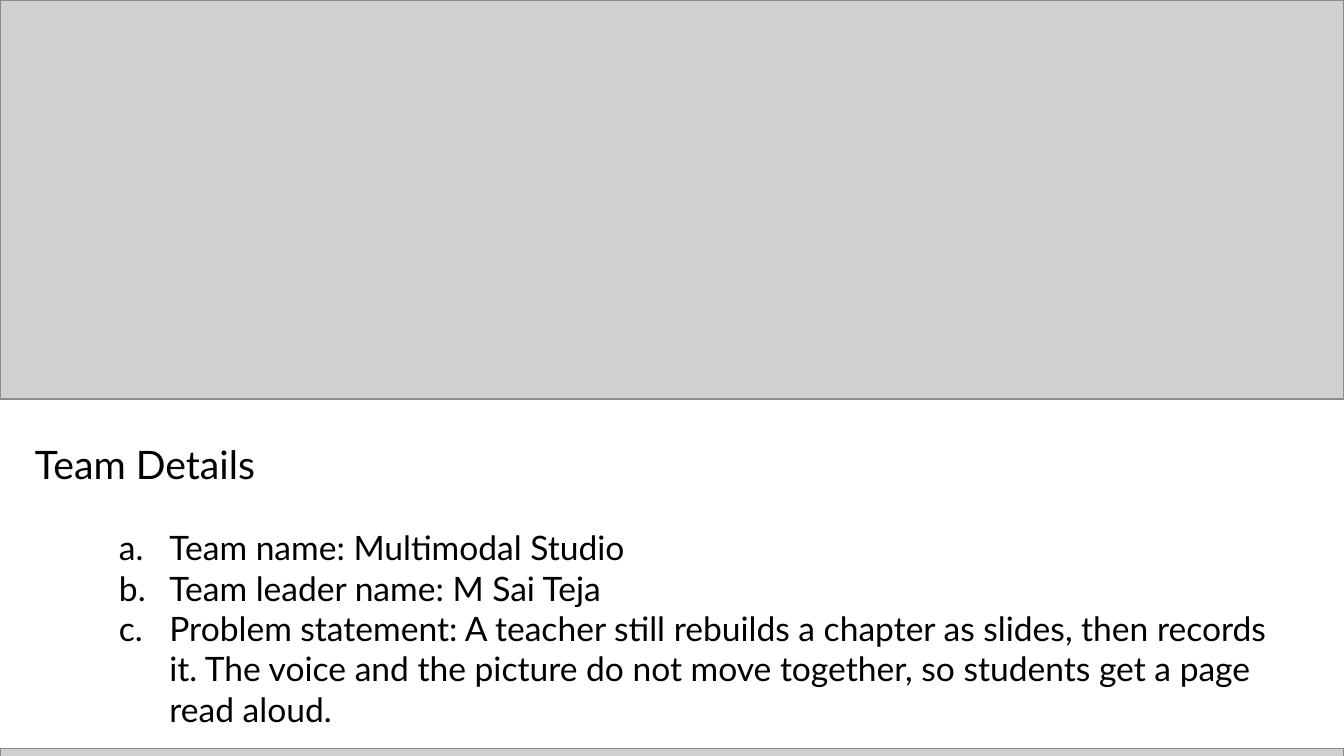
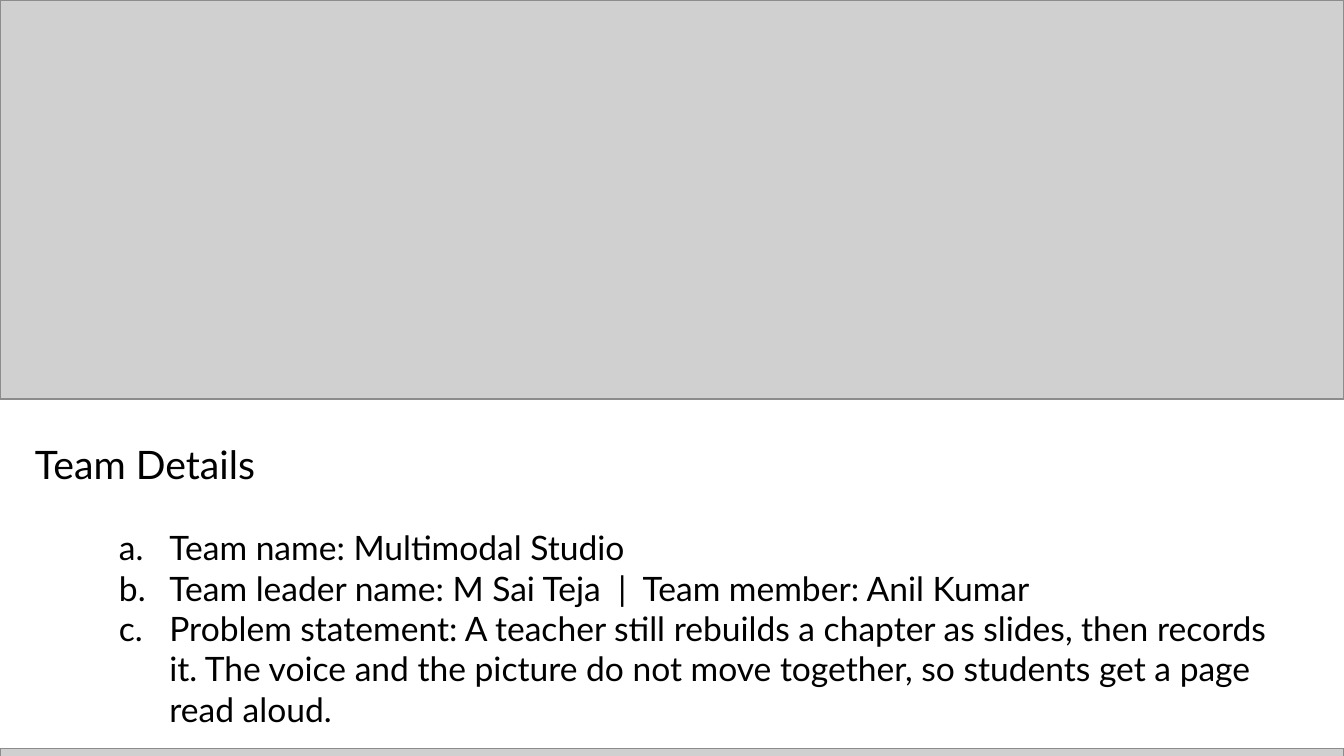
Before and after one commit to saitej123/Gemini-Multimodal-Studio, a slide deck: slide 1 of Template/Out/Multimodal Studio - AI Builder Cup.pptx. Drawn at 1344x756 pixels with LibreOffice and Linux fonts; fonts in the diff are those of the drawing; grey boxes stand for pictures. Boxes give left, top, right and bottom in pixels: in the first picture for what was removed or moved away, otherwise in the second. Text is boxed around its words. In the diff, an @@ line names an element or a change of style, - is before the commit and + after.

```diff
--- a/Template/Out/Multimodal Studio - AI Builder Cup.pptx
+++ b/Template/Out/Multimodal Studio - AI Builder Cup.pptx
@@ text at [169, 576, 1030, 607]: text changed @@
-  b. Team leader name: M Sai Teja
+  b. Team leader name: M Sai Teja | Team member: Anil Kumar
```
Also in this commit, not shown: 3 other slides changed, 3 slides added, 2 slides removed, 2 other files.
